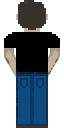
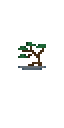
The second 64x128 image is a revision of the first. Changes to its layers:
showed "bonsai", painted on it over [4, 32, 60, 71]
hid "back" over [4, 0, 60, 128]
hid "Left Leg" over [16, 104, 32, 128]
hid "Right Leg" over [32, 104, 48, 128]
hid "Back left arm front" over [38, 46, 63, 79]
hid "Back right arm front" over [4, 52, 26, 80]
